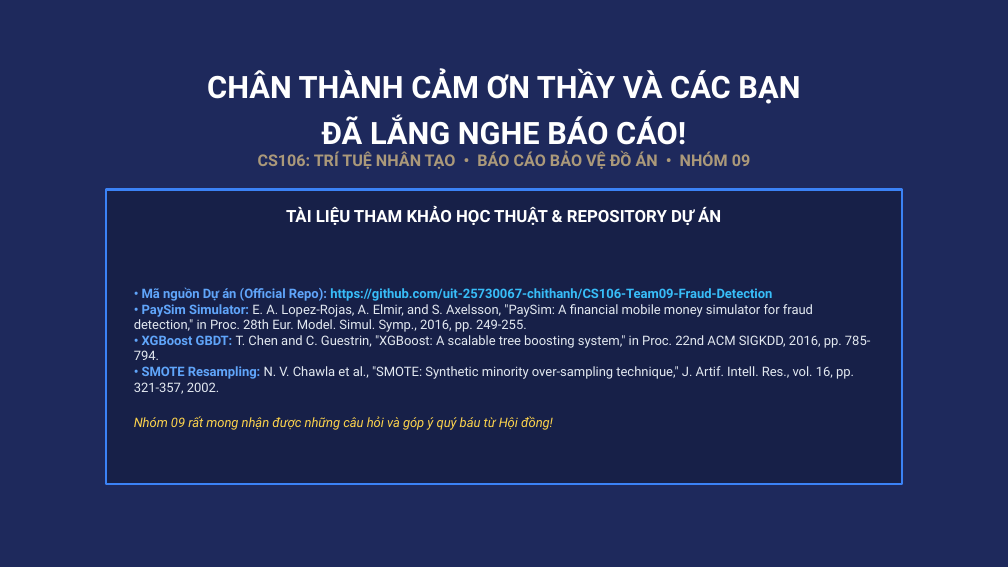
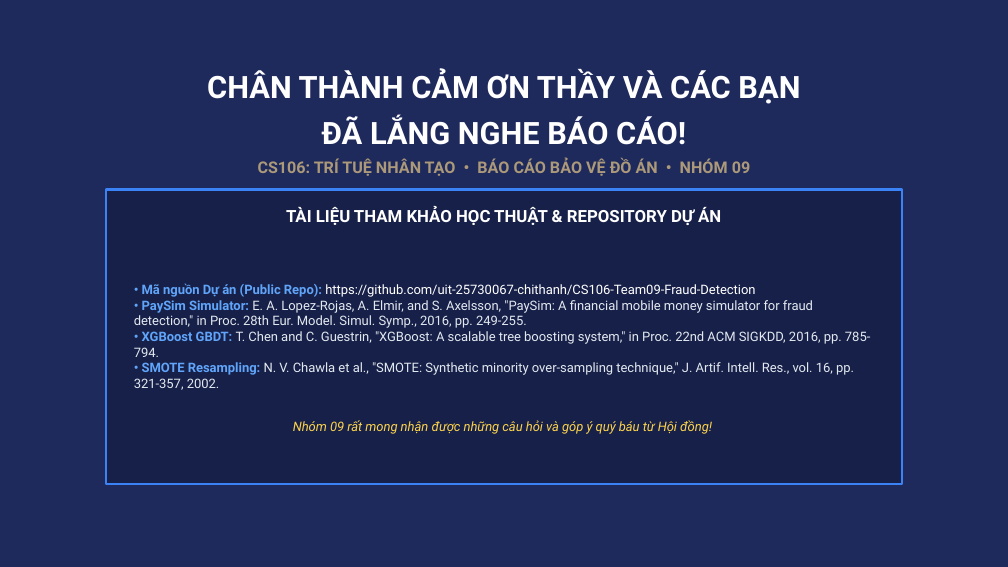
Before and after one commit to uit-25730067-chithanh/CS106-Team09-Fraud-Detection, a slide deck: slide 21 of draft/fraud-detection/slide/[Nhom9]_Slide_FraudDetection_Academic_VN.pptx. Drawn at 1008x567 pixels with LibreOffice and Linux fonts; fonts in the diff are those of the drawing. Boxes give left, top, right and bottom in pixels: in the first picture for what was removed or moved away, otherwise in the second. Text is boxed around its words. In the diff, an @@ line names an element or a change of style, - is before the commit and + after.

```diff
--- a/draft/fraud-detection/slide/[Nhom9]_Slide_FraudDetection_Academic_VN.pptx
+++ b/draft/fraud-detection/slide/[Nhom9]_Slide_FraudDetection_Academic_VN.pptx
@@ text "CS106: TRÍ TUỆ NHÂN TẠO ...": place and size @@
-text "CS106: TRÍ TUỆ NHÂN TẠO ..." at box(258, 152, 750, 169)
+text "CS106: TRÍ TUỆ NHÂN TẠO ..." at box(258, 159, 750, 176)
@@ text at box(134, 283, 870, 434): text changed @@
-• Mã nguồn Dự án (Official Repo): https://github.com/uit-25730067-chithanh/CS106-Team09-Fraud-Detection
-• PaySim Simulator: E. A. Lopez-Rojas, A. Elmir, and S. Axelsson, "PaySim: A financial mobile money simulator for fraud detection," in Proc. 28th Eur. Model. Simul. Symp., 2016, pp. 249-255.
-• XGBoost GBDT: T. Chen and C. Guestrin, "XGBoost: A scalable tree boosting system," in Proc. 22nd ACM SIGKDD, 2016, pp. 785-794.
-• SMOTE Resampling: N. V. Chawla et al., "SMOTE: Synthetic minority over-sampling technique," J. Artif. Intell. Res., vol. 16, pp. 321-357, 2002.
-Nhóm 09 rất mong nhận được những câu hỏi và góp ý quý báu từ Hội đồng!
+• Mã nguồn Dự án (Public Repo): https://github.com/uit-25730067-chithanh/CS106-Team09-Fraud-Detection
+• PaySim Simulator: E. A. Lopez-Rojas, A. Elmir, and S. Axelsson, "PaySim: A financial mobile money simulator for fraud detection," in Proc. 28th Eur. Model. Simul. Symp., 2016, pp. 249-255.
+• XGBoost GBDT: T. Chen and C. Guestrin, "XGBoost: A scalable tree boosting system," in Proc. 22nd ACM SIGKDD, 2016, pp. 785-794.
+• SMOTE Resampling: N. V. Chawla et al., "SMOTE: Synthetic minority over-sampling technique," J. Artif. Intell. Res., vol. 16, pp. 321-357, 2002.
+Nhóm 09 rất mong nhận được những câu hỏi và góp ý quý báu từ Hội đồng!
```
Also in this commit, not shown: 9 other slides changed, 1 other file.
